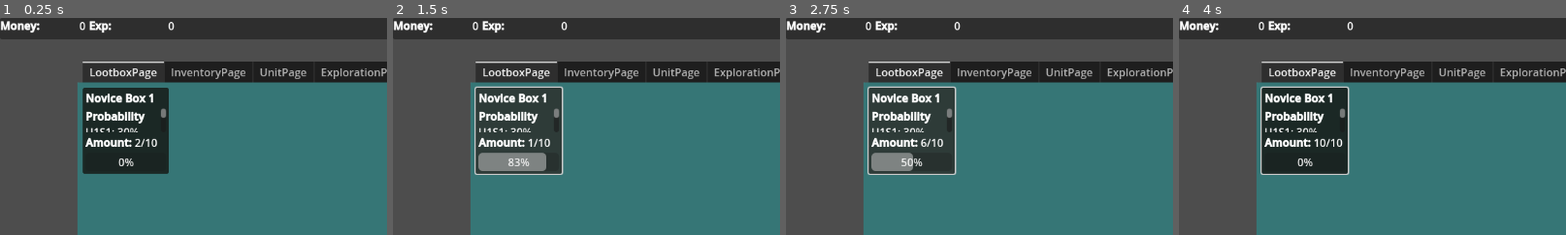
Above: before the commit, frames 1-4 (left to right).
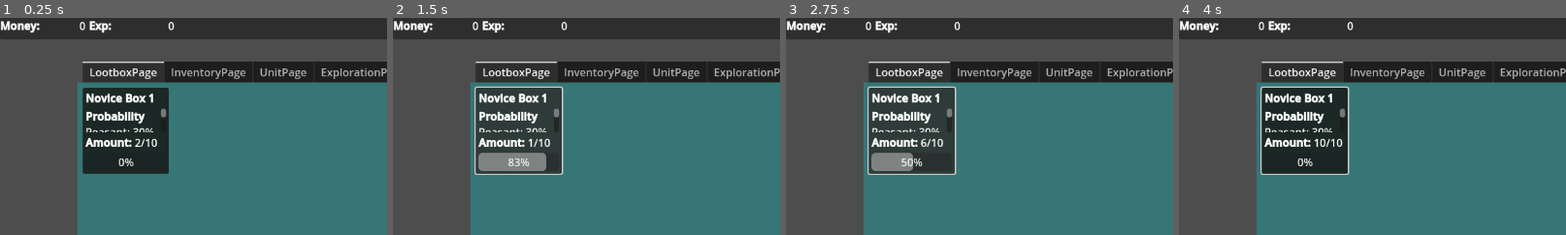
Above: after the commit, the same moments.

Repository: Wayl123/Inf-Army
Game: Godot game, scene res://scene/game_interface.tscn
Two runs of this game, one before a commit and one after it. Both use one fixed random seed, a clock stepped at 60 frames per second and the inputs below.
Inputs (mouse positions are % of the whole screen's width and height, from its top left):
- Up to frame 1 (0.25 s): no input
- Up to frame 2 (1.5 s): click (16, 26) at 0.5 s; click (16, 26) at 1.25 s
- Up to frame 3 (2.75 s): click (16, 26) at 2 s
- Up to frame 4 (4 s): click (99, 2) at 2.75 s; tap Enter at 3.5 s; move the mouse to (72, 45) at 3.52 s
The pictures show only the part of the screen within x 0-50%, y 0-50%; the shares and areas given below are measured in that part.

The runs differ from the first frame. In frame 1, 0.2% of the frame differs, in the area x 22-43%, y 45-53%; in frame 2, 0.2%; in frame 3, 0.2%; in frame 4, 0.2%.

Commit message:
Lootbox generator and lootbox show item name instead of item id for possible loot

Diff:
--- a/script/LootboxAttributeDisplay.gd
+++ b/script/LootboxAttributeDisplay.gd
@@ -1,4 +1,6 @@
 extends VBoxContainer
+
+@onready var globalData = get_tree().get_first_node_in_group("GlobalData")
 
 @onready var lootboxName = %LootboxName
 @onready var probStat = %ProbStat
@@ -13,7 +15,7 @@
 		lootboxName.text = str("[b]", pData["Name"], "[/b]")
 		probStat.text = str("[b]Probability[/b]\n")
 		for item in pData["Prob"]:
-			probStat.text += str(item, ": ", pData["Prob"][item] * 100, "%", "\n")
+			probStat.text += str(globalData.get_unit_stat_data_copy(item)["Name"], ": ", pData["Prob"][item] * 100, "%", "\n")
 
 func update_stored_amount_display(pAmount : int) -> void:
 	pass
